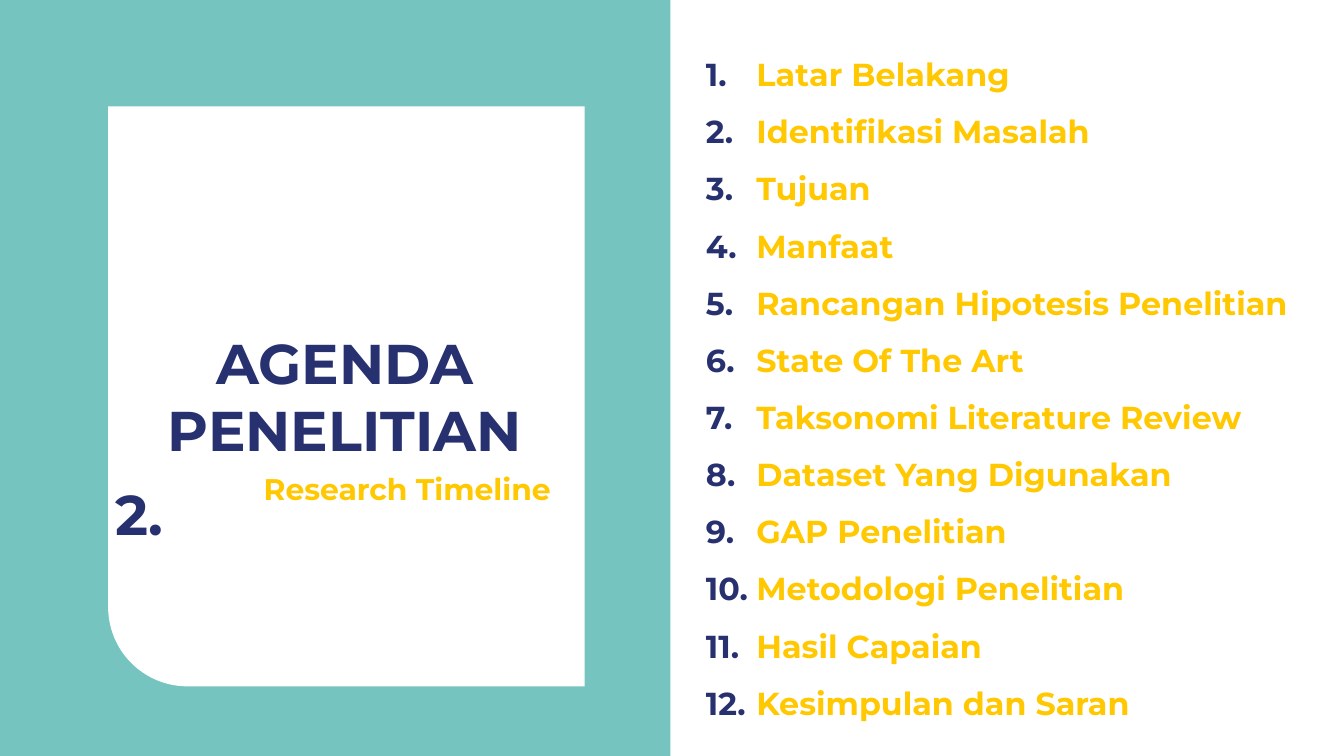
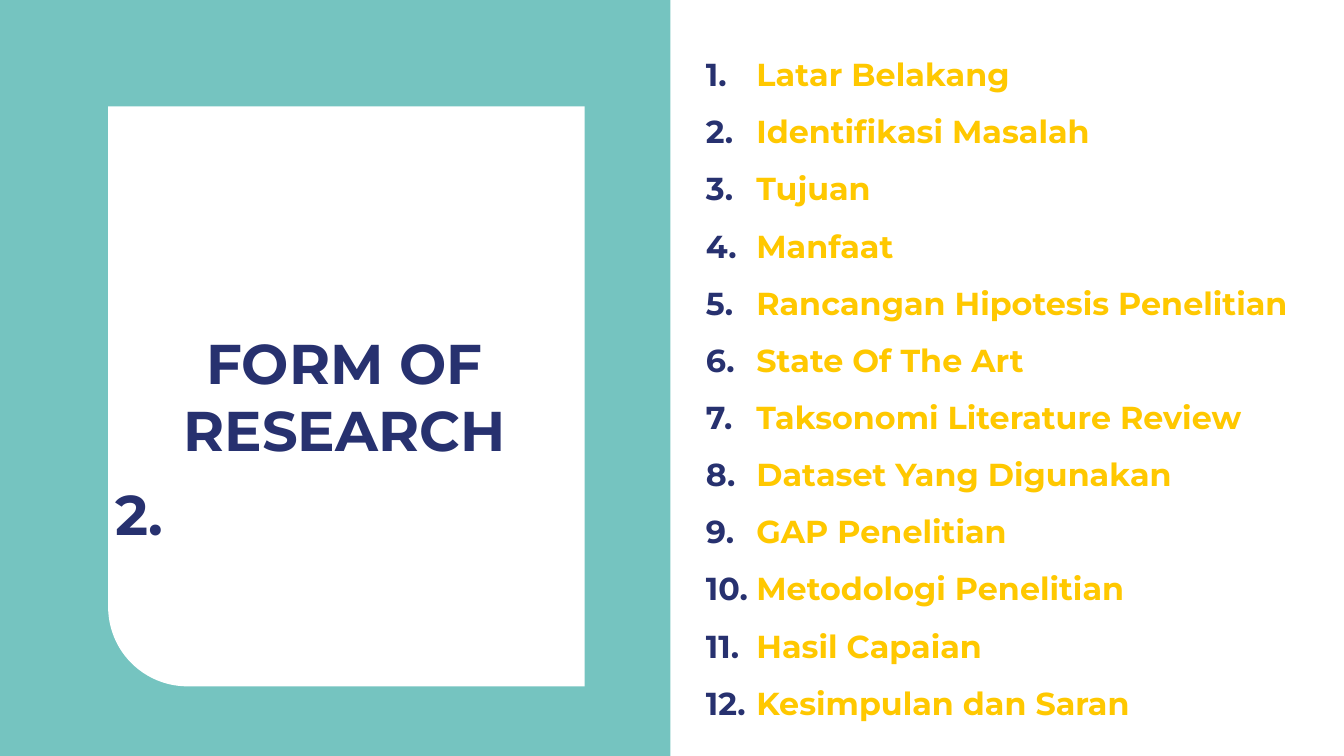
Before and after one commit to Bachtiar21/Hibah-Research-2022, a slide deck: slide 2 of PPT/PPT Reseacrh New.pptx. Drawn at 1344x756 pixels with LibreOffice and Linux fonts; fonts in the diff are those of the drawing. Boxes give left, top, right and bottom in pixels: in the first picture for what was removed or moved away, otherwise in the second. Text is boxed around its words. In the diff, an @@ line names an element or a change of style, - is before the commit and + after.

```diff
--- a/PPT/PPT Reseacrh New.pptx
+++ b/PPT/PPT Reseacrh New.pptx
@@ title at [184, 344, 506, 452]: text changed @@
-AGENDA
-PENELITIAN
+FORM OF RESEARCH
@@ subtitle removed at [264, 476, 551, 501] @@
-Research Timeline
```
Also in this commit, not shown: 2 other files.
